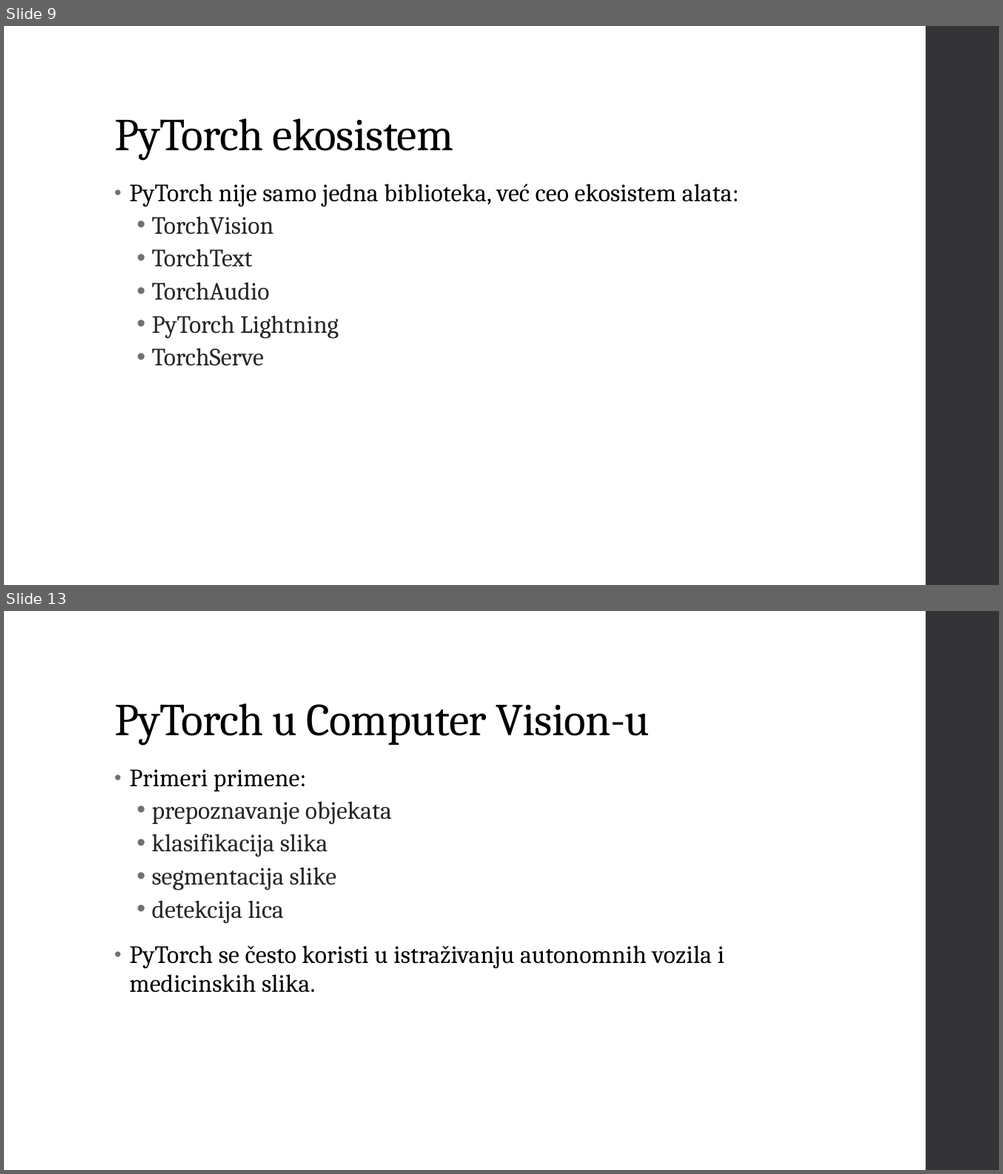
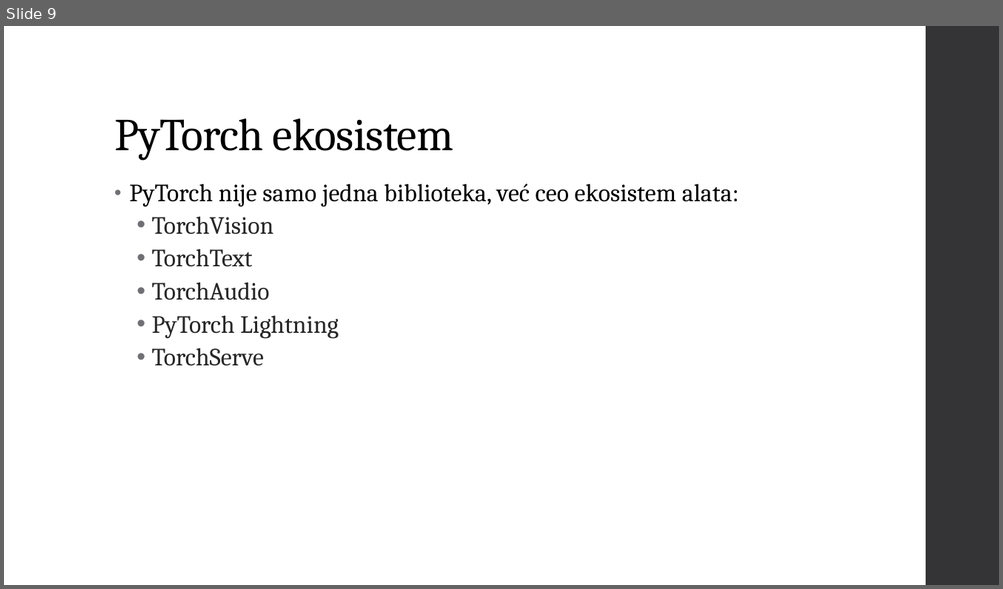
Before and after one commit to Vukasin211/AccountantAI, a slide deck: Vukasin Popovic Prezentacije/Vukasin Popovic PyTorch Tema 2.pptx. Shown one above the other, each under a label of ours: slides 9 and 13 before the commit, slide 9 after it; the slides between them are not shown. The pictures are 1003x1174 and 1003x589 pixels, drawn with LibreOffice and Linux fonts; fonts in the diff are those of the drawing. Boxes give left, top, right and bottom in pixels: in the first picture for what was removed or moved away, otherwise in the second. Text is boxed around its words. In the diff, an @@ line names an element or a change of style, - is before the commit and + after.

```diff
--- a/Vukasin Popovic Prezentacije/Vukasin Popovic PyTorch Tema 2.pptx
+++ b/Vukasin Popovic Prezentacije/Vukasin Popovic PyTorch Tema 2.pptx
@@ slide 13 removed at (4,611,999,1170), background #FFFFFF; not listed: 1 template element that a slide beside it also shows @@
@@ title removed at (114,703,649,745) @@
-PyTorch u Computer Vision-u
@@ text removed at (129,769,724,993) @@
-• Primeri primene:
-  • prepoznavanje objekata
-  • klasifikacija slika
-  • segmentacija slike
-  • detekcija lica
-• PyTorch se često koristi u istraživanju autonomnih vozila i medicinskih slika.
```
Also in this commit, not shown: 7 other slides removed, 2 other files.
